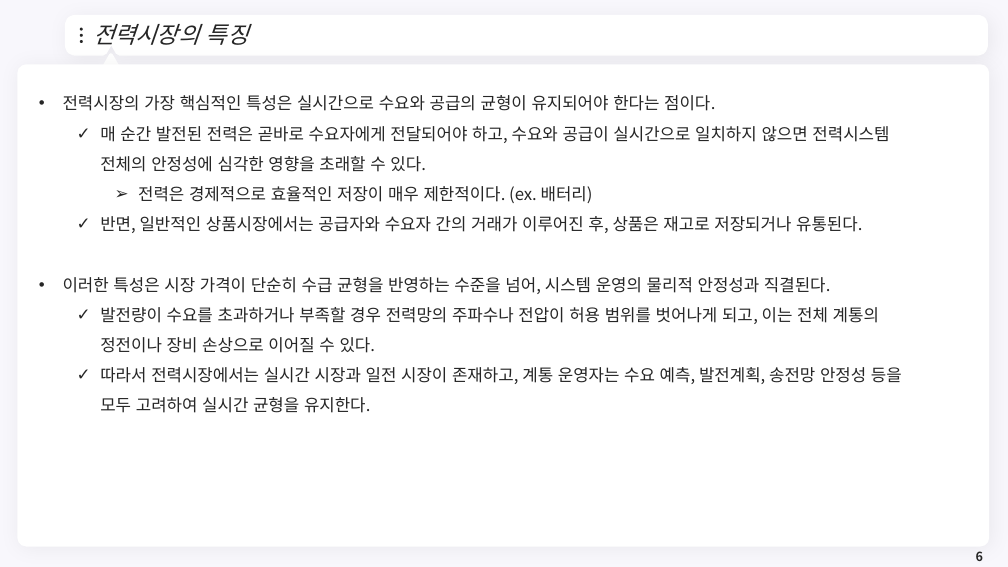
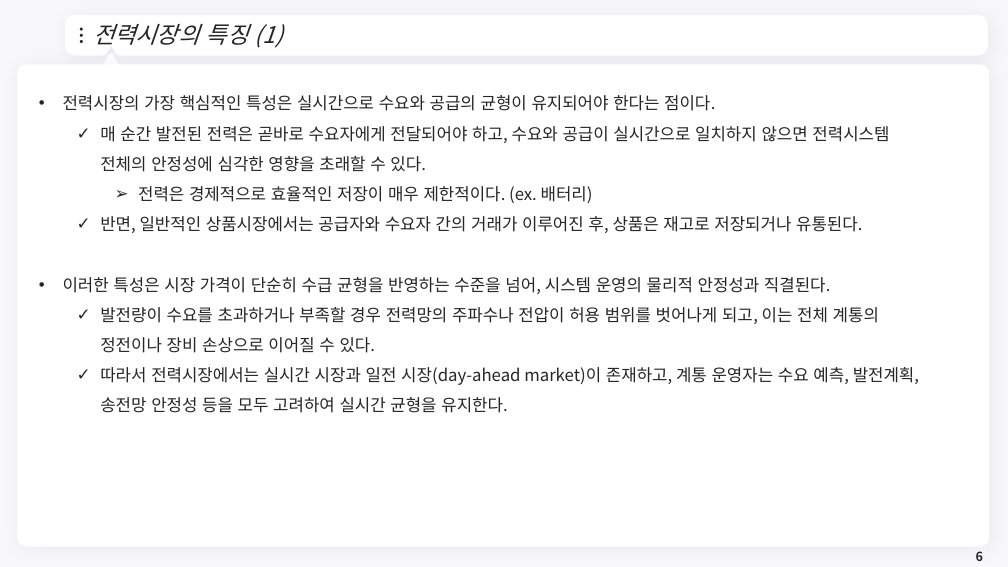
Before and after one commit to meandthey/Teaching, a slide deck: slide 6 of 에너지경제학/자원에너지경제학_Chapter_7 (전력시장).pptx. Drawn at 1008x567 pixels with LibreOffice and Linux fonts; fonts in the diff are those of the drawing; background and template pictures are left out. Boxes give left, top, right and bottom in pixels: in the first picture for what was removed or moved away, otherwise in the second. Text is boxed around its words. In the diff, an @@ line names an element or a change of style, - is before the commit and + after.

```diff
--- a/에너지경제학/자원에너지경제학_Chapter_7 (전력시장).pptx
+++ b/에너지경제학/자원에너지경제학_Chapter_7 (전력시장).pptx
@@ title at (x1=93, y1=24, x2=283, y2=48): text changed @@
-전력시장의 특징
+전력시장의 특징 (1)
@@ text at (x1=100, y1=367, x2=919, y2=413): text changed @@
-  ✓ 따라서 전력시장에서는 실시간 시장과 일전 시장이 존재하고, 계통 운영자는 수요 예측, 발전계획, 송전망 안정성 등을 모두 고려하여 실시간 균형을 유지한다.
+  ✓ 따라서 전력시장에서는 실시간 시장과 일전 시장(day-ahead market)이 존재하고, 계통 운영자는 수요 예측, 발전계획, 송전망 안정성 등을 모두 고려하여 실시간 균형을 유지한다.
```
Also in this commit, not shown: 15 slides added.
